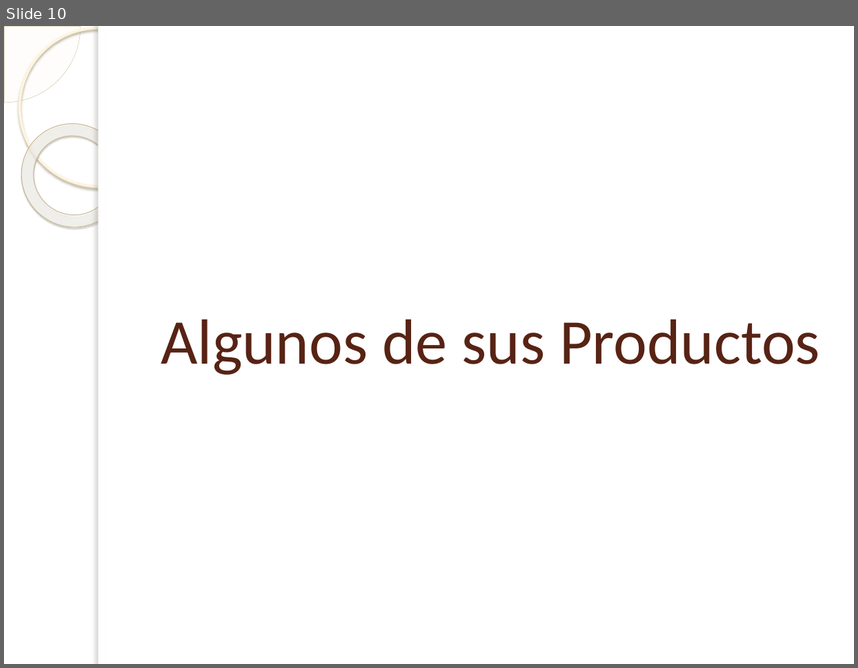
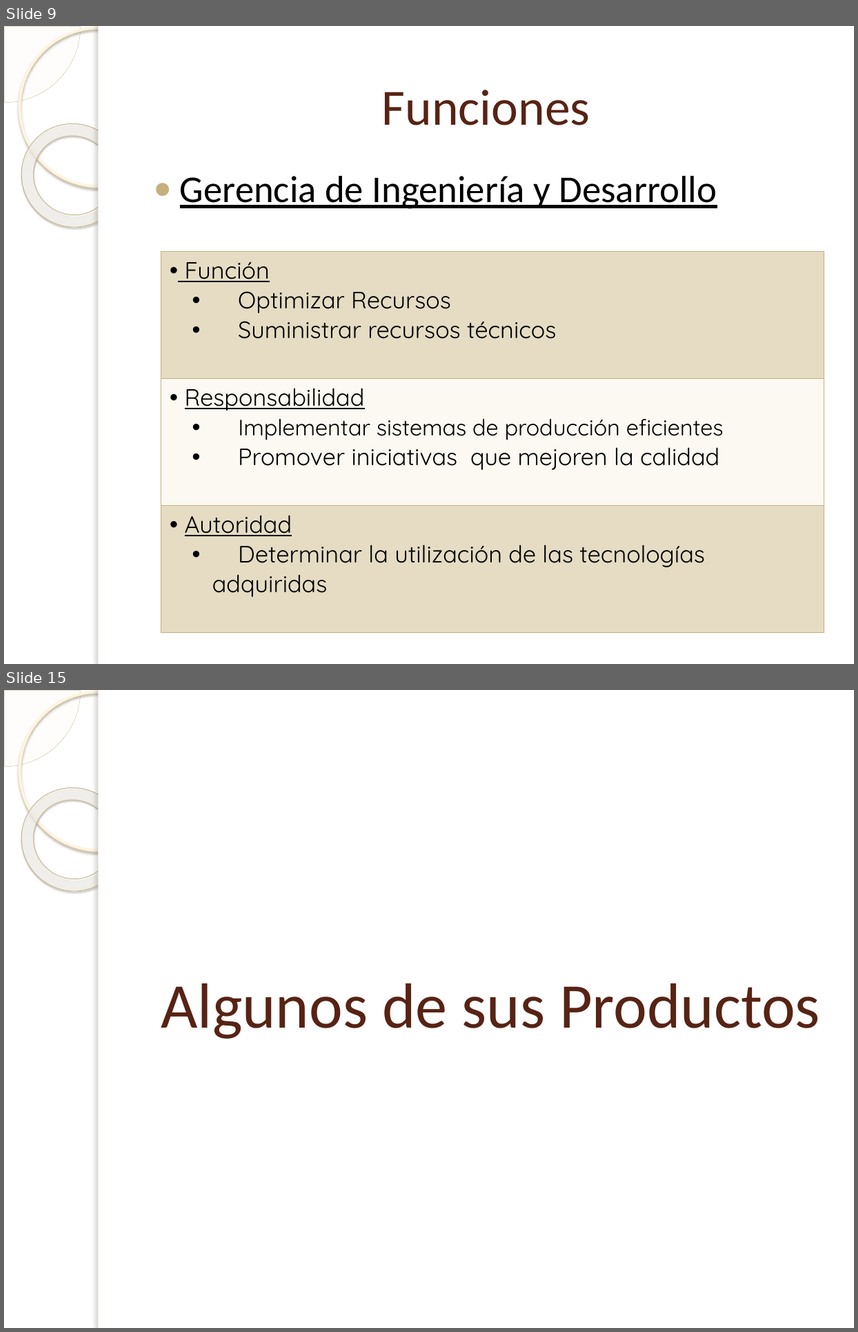
Before and after one commit to Bloodclot24/empresitas, a slide deck: Presentacion/Presentacion.pptx. Shown one above the other, each under a label of ours: slide 10 before the commit, slides 9 and 15 after it; the slides between them are not shown. The pictures are 858x668 and 858x1332 pixels, drawn with LibreOffice and Linux fonts; fonts in the diff are those of the drawing; background and template pictures are left out. Boxes give left, top, right and bottom in pixels: in the first picture for what was removed or moved away, otherwise in the second. Text is boxed around its words. In the diff, an @@ line names an element or a change of style, - is before the commit and + after.

```diff
--- a/Presentacion/Presentacion.pptx
+++ b/Presentacion/Presentacion.pptx
@@ slide 9 added at (4, 26, 854, 664), background picture (left out); not listed: 5 template elements that a slide beside it also shows @@
@@ title added at (382, 89, 590, 125), 43 pt, text #572314 @@
+Funciones
@@ text added at (180, 176, 717, 209), 32 pt, text #000000, underline @@
+● Gerencia de Ingeniería y Desarrollo
@@ table added at (161, 251, 824, 617), 3 rows, 1 columns @@
+Función / Optimizar Recursos / Suministrar recursos técnicos
+Responsabilidad / Implementar sistemas de producción eficientes / Promover iniciativas que mejoren la calidad
+Autoridad / Determinar la utilización de las tecnologías adquiridas
@@ what was slide 10 is now slide 15 @@
```
Also in this commit, not shown: 7 slides changed, 5 other slides added, 1 slide removed, 15 other files.
